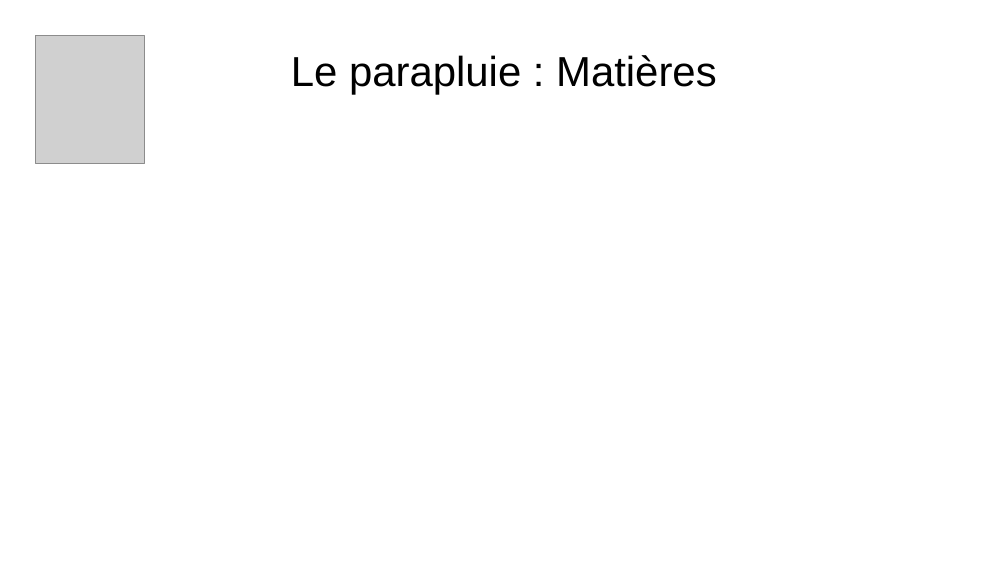
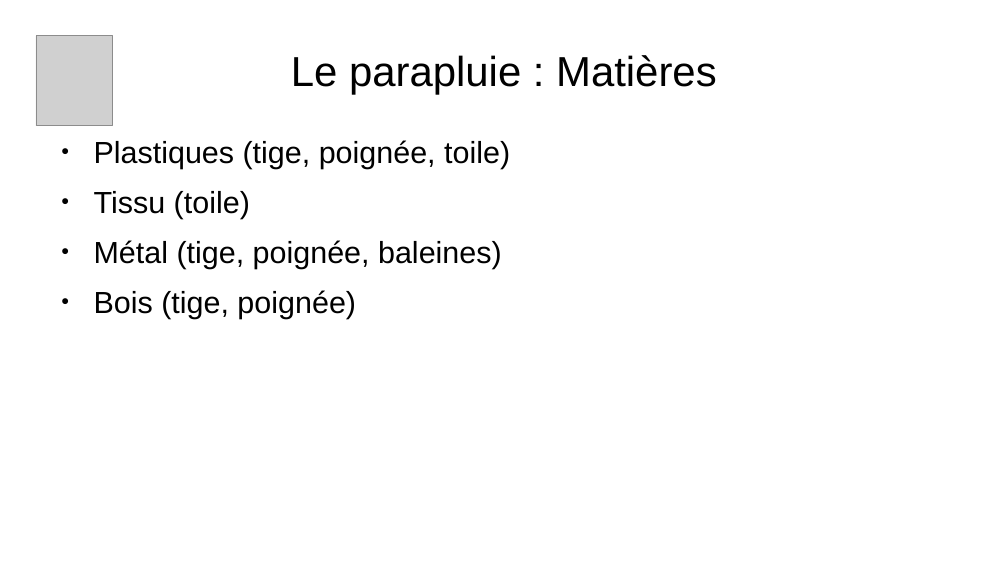
Before and after one commit to Merliin42/Cours-Techno, a slide deck: slide 23 of Introduction/Correction Activité.odp. Drawn at 1008x567 pixels with LibreOffice and Linux fonts; fonts in the diff are those of the drawing; grey boxes stand for pictures; background and template pictures are left out. Boxes give left, top, right and bottom in pixels: in the first picture for what was removed or moved away, otherwise in the second. Text is boxed around its words. In the diff, an @@ line names an element or a change of style, - is before the commit and + after.

```diff
--- a/Introduction/Correction Activité.odp
+++ b/Introduction/Correction Activité.odp
@@ picture: place and size @@
-picture at (36,36,144,163)
+picture at (36,36,113,125)
@@ text added at (94,140,510,319), 24 pt, text #000000 @@
+● Plastiques (tige, poignée, toile)
+● Tissu (toile)
+● Métal (tige, poignée, baleines)
+● Bois (tige, poignée)
```
Also in this commit, not shown: 19 other slides changed, 4 other files.
